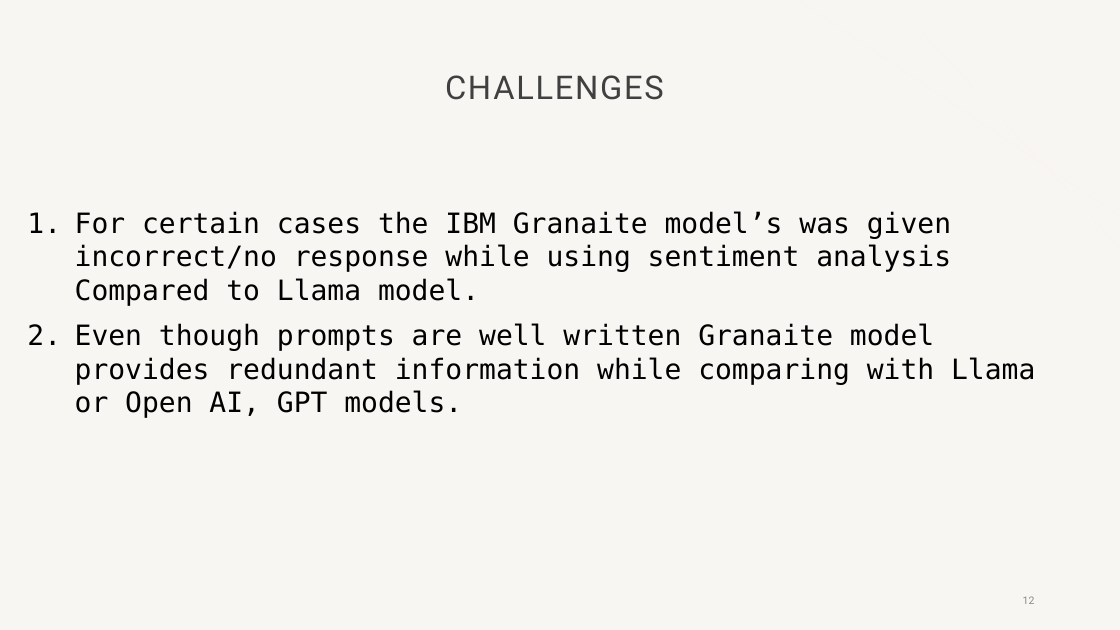
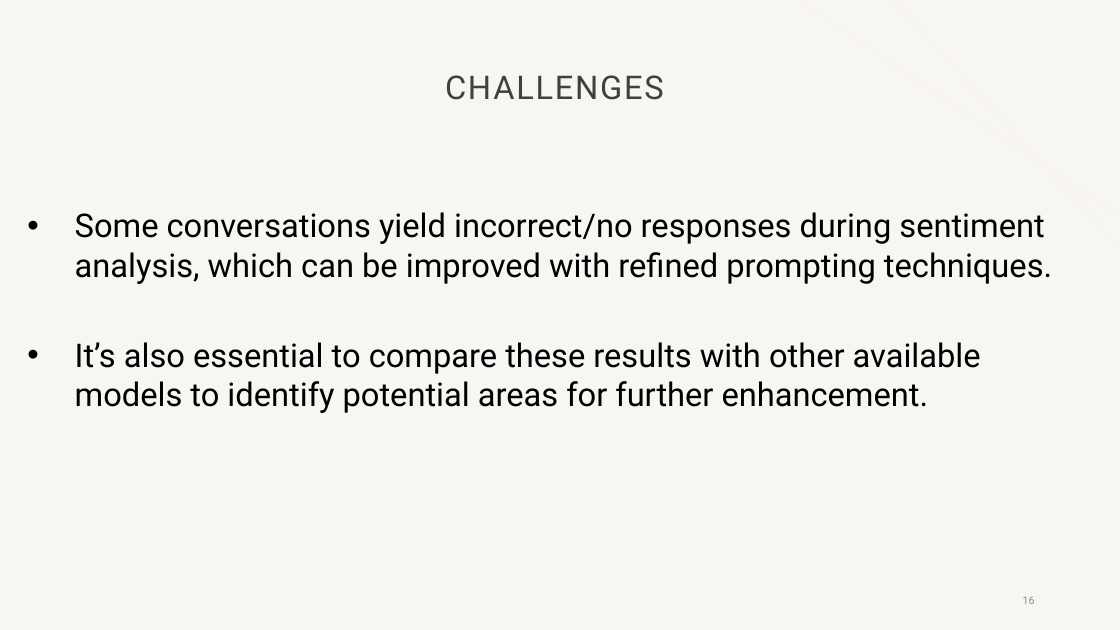
Before and after one commit to meanirban100/IBM-Watsonx-Hackathon, a slide deck: slide 16 of IBM-Watson-Presentation.pptx (slide 12 before the commit). Drawn at 1120x630 pixels with LibreOffice and Linux fonts; fonts in the diff are those of the drawing; background and template pictures are left out. Boxes give left, top, right and bottom in pixels: in the first picture for what was removed or moved away, otherwise in the second. Text is boxed around its words. In the diff, an @@ line names an element or a change of style, - is before the commit and + after.

```diff
--- a/IBM-Watson-Presentation.pptx
+++ b/IBM-Watson-Presentation.pptx
@@ text at (75,212,1052,413): text changed; size 24 to 28 pt; font DejaVu Sans Mono to Roboto @@
-1. For certain cases the IBM Granaite model’s was given incorrect/no response while using sentiment analysis Compared to Llama model.
-2. Even though prompts are well written Granaite model provides redundant information while comparing with Llama or Open AI, GPT models.
+• Some conversations yield incorrect/no responses during sentiment analysis, which can be improved with refined prompting techniques.
+• It’s also essential to compare these results with other available models to identify potential areas for further enhancement.
```
Also in this commit, not shown: 9 other slides changed, 8 slides added, 4 slides removed, 11 other files.
